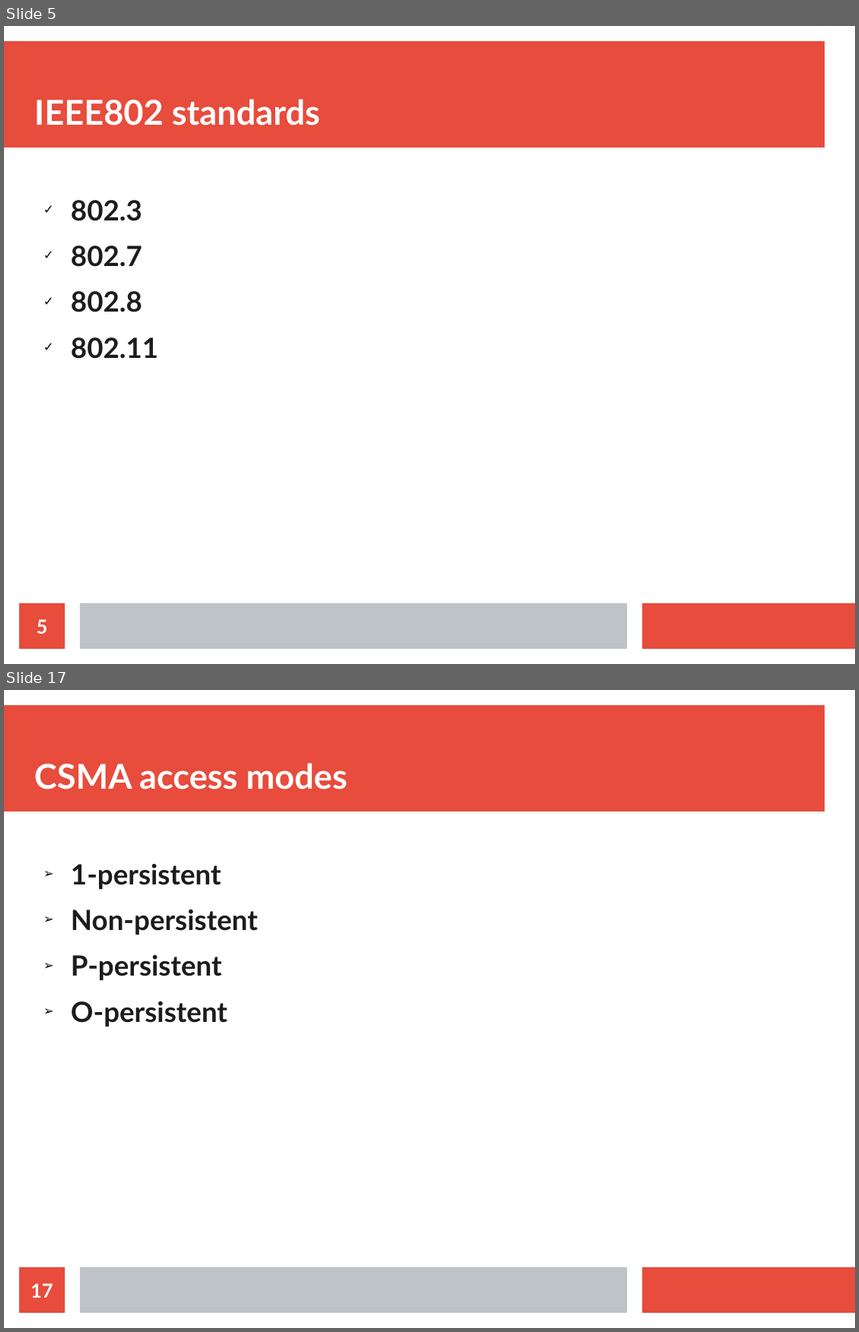
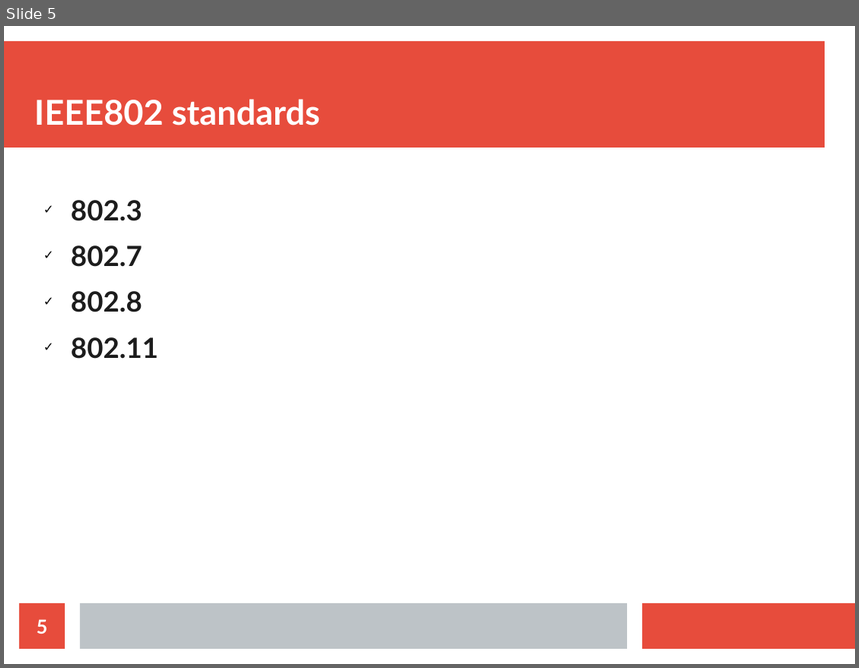
Before and after one commit to sunil11101/CN_Presentation_Section_C, a slide deck: CN PRESENTATION.odp. Shown one above the other, each under a label of ours: slides 5 and 17 before the commit, slide 5 after it; the slides between them are not shown. The pictures are 859x1332 and 859x668 pixels, drawn with LibreOffice and Linux fonts; fonts in the diff are those of the drawing. Boxes give left, top, right and bottom in pixels: in the first picture for what was removed or moved away, otherwise in the second. Text is boxed around its words. In the diff, an @@ line names an element or a change of style, - is before the commit and + after.

```diff
--- a/CN PRESENTATION.odp
+++ b/CN PRESENTATION.odp
@@ slide 17 removed at (x1=4, y1=690, x2=855, y2=1328), background #FFFFFF; not listed: 3 template elements that a slide beside it also shows @@
@@ title removed at (x1=34, y1=763, x2=348, y2=790) @@
-CSMA access modes
@@ text removed at (x1=71, y1=864, x2=258, y2=1027) @@
-➢ 1-persistent
-➢ Non-persistent
-➢ P-persistent
-➢ O-persistent
@@ page number removed at (x1=19, y1=1268, x2=65, y2=1313) @@
-17
```
Also in this commit, not shown: 1 slide changed, 12 other slides removed.
